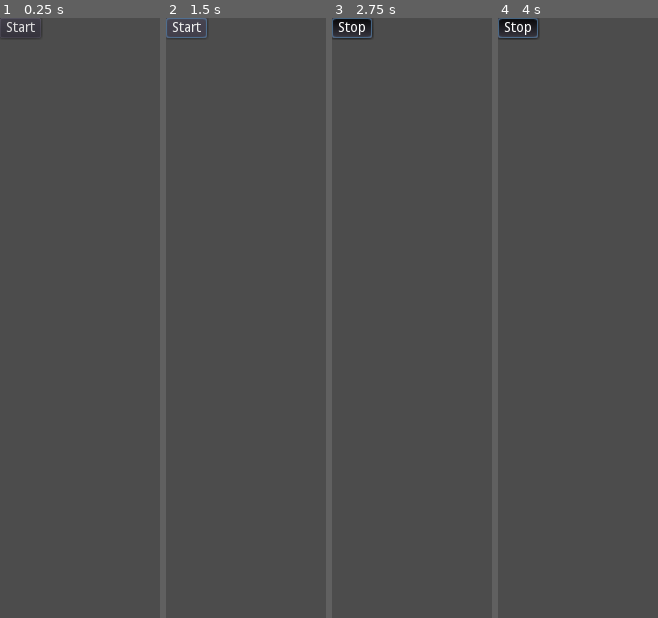
Above: before the commit, frames 1-4 (left to right).
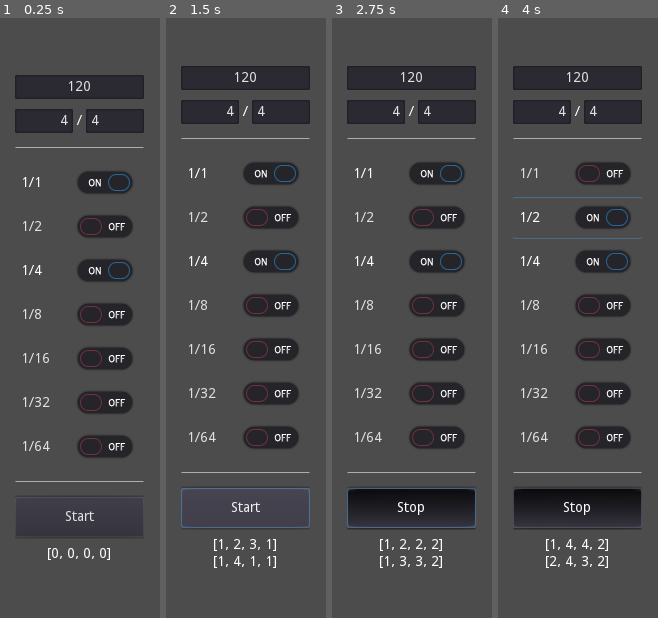
Above: after the commit, the same moments.

Repository: rezgi/Platform-Music
Game: Godot game, scene res://Main.tscn
The game is run twice, just before and just after one commit, with the same random seed, the same clock (stepped at 60 frames per second) and the same inputs. The project has no main scene, so this scene is started directly.
Inputs (mouse positions are in pixels of both pictures, inside the frame that each line leads up to):
- Up to frame 1 (0.25 s): no input
- Up to frame 2 (1.5 s): click "Start" at 0.5 s; click "Stop" at 1.25 s
- Up to frame 3 (2.75 s): click "Start" at 2 s
- Up to frame 4 (4 s): click (578, 174) at 2.75 s, where only the run after the commit has a clickable "1/1"; click (578, 216) at 3.5 s, where only the run after the commit has a clickable "1/2"

The runs differ from the first frame. In frame 1, 16% of the frame differs, in the area x 2-90%, y 0-91%; in frame 2, 16%; in frame 3, 22%, in the area x 0-90%, y 0-92%; in frame 4, 22%.

Commit message:
Code refactoring
- less lines
- better metronome dictionary structure
- simplified data flow between signature to time functions
- began pseudo-code for count_tempo() refactoring
- removed todo in code to use only todo.md
- renamed scene & script to 'Metronome'
- removed older tempo scene & script

Diff:
--- a/Main.tscn
+++ b/Main.tscn
@@ -1,7 +1,7 @@
 [gd_scene load_steps=2 format=2]
 
-[ext_resource path="res://tempo/tempo.tscn" type="PackedScene" id=1]
+[ext_resource path="res://tempo/Metronome.tscn" type="PackedScene" id=1]
 
 [node name="Main" type="Node"]
 
-[node name="tempo" parent="." instance=ExtResource( 1 )]
+[node name="Metronome" parent="." instance=ExtResource( 1 )]
--- a/project.godot
+++ b/project.godot
@@ -10,12 +10,12 @@
 
 _global_script_classes=[ {
 "base": "Node",
-"class": "Tempo",
+"class": "Metronome",
 "language": "GDScript",
-"path": "res://tempo/tempo.gd"
+"path": "res://tempo/Metronome.gd"
 } ]
 _global_script_class_icons={
-"Tempo": "res://tempo/tempo.png"
+"Metronome": "res://tempo/tempo.png"
 }
 
 [application]
--- a/song/SongLayers.tscn
+++ /dev/null
@@ -1,43 +0,0 @@
-[gd_scene load_steps=10 format=2]
-
-[ext_resource path="res://song/main_riff/Tower_track_piano_bass_01.ogg" type="AudioStream" id=1]
-[ext_resource path="res://song/main_riff/Tower_track_drum_taiko_01.ogg" type="AudioStream" id=2]
-[ext_resource path="res://song/main_riff/Tower_track_glock_melody_01.ogg" type="AudioStream" id=3]
-[ext_resource path="res://song/main_riff/Tower_track_glock_melody_02.ogg" type="AudioStream" id=4]
-[ext_resource path="res://song/main_riff/Tower_track_piano_riff_02.ogg" type="AudioStream" id=5]
-[ext_resource path="res://song/main_riff/Tower_track_drum_taiko_02.ogg" type="AudioStream" id=6]
-[ext_resource path="res://song/main_riff/Tower_track_piano_melody_02.ogg" type="AudioStream" id=7]
-[ext_resource path="res://song/main_riff/Tower_track_piano_melody_01.ogg" type="AudioStream" id=8]
-[ext_resource path="res://song/main_riff/Tower_track_piano_riff_01.ogg" type="AudioStream" id=9]
-
-[node name="SongLayers" type="Node"]
-
-[node name="piano_riff_01" type="AudioStreamPlayer" parent="."]
-stream = ExtResource( 9 )
-
-[node name="drum_taiko_01" type="AudioStreamPlayer" parent="."]
-stream = ExtResource( 2 )
-
-[node name="glock_melody_01" type="AudioStreamPlayer" parent="."]
-stream = ExtResource( 3 )
-
-[node name="piano_bass_01" type="AudioStreamPlayer" parent="."]
-stream = ExtResource( 1 )
-
-[node name="piano_melody_01" type="AudioStreamPlayer" parent="."]
-stream = ExtResource( 8 )
-
-[node name="piano_riff_02" type="AudioStreamPlayer" parent="."]
-stream = ExtResource( 5 )
-
-[node name="drum_taiko_02" type="AudioStreamPlayer" parent="."]
-stream = ExtResource( 6 )
-
-[node name="glock_melody_02" type="AudioStreamPlayer" parent="."]
-stream = ExtResource( 4 )
-
-[node name="piano_bass_02" type="AudioStreamPlayer" parent="."]
-stream = ExtResource( 1 )
-
-[node name="piano_melody_02" type="AudioStreamPlayer" parent="."]
-stream = ExtResource( 7 )
--- a/tempo/TimeData.gd
+++ b/tempo/Metronome.gd
@@ -1,4 +1,5 @@
 extends Node
+class_name Metronome, "res://tempo/tempo.png"
 
 """
 Tempo and Time algorithm, root of the rythmic design.
@@ -11,31 +12,6 @@
 - Methods : get & set tempo, tempo to time, time to tempo
 """
 
-# Tempo algorithm
-	# Make metronome adapt to FPS & BPM : if 1/128 < delta, test 1/64, if still smaller, use 1/16 counting
-	# have 2 tempo displays : [1, 1/4, 1/16, 1/64] & [1/2, 1/8, 1/32, 1/128]
-	# Make better counting code since lots of repetitions and conditions with regular parameters
-	# how to implement dotted time ? can add secondary tempo to primary : prim[1] + sec[1] : 1/4 + 1/8
-# Create a tempo <> time converter
-	# tempo to time needs to take into account signature, works only for 4/4 now
-# Cosmetic changes
-	# one field for time signature ?
-	# make field text all selected when click on it
-	# rename scene to 'Metronome' and give class_name & icon
-	# delete old tempo.tscn & its script
-# Code design
-	# Metronome dict is accessed globaly, pass it to funcs using it maybe
-	# modulate script : signals / UI inputs / tempo. leave only main logic and exposed methods in here
-	# gather all buttons & text input signals and combine them into one signal, procedural
-	# a functional way to treat signals : central data that changes when a signal comes, loop to read from it
-# Use outside the scene
-	# make UI togglable for integration into other scenes, or integrate into Inspector ? Both ?
-	# display running time sync with tempo updates (1/64)
-	# signal on each tick, send measure dict
-	# design the API to use its methods
-	# check if functional paradigm applied
-
-
 onready var bpm_text_input := $CenterContainer/VBoxContainer/BPMInput
 onready var bar_signature := $CenterContainer/VBoxContainer/HBoxContainer/BarSignature
 onready var beat_signature := $CenterContainer/VBoxContainer/HBoxContainer/BeatSignature
@@ -43,7 +19,35 @@
 onready var label := $CenterContainer/VBoxContainer/TempoDisplay
 onready var clic := $AudioStreamPlayer
 
-var Metronome := {}
+var Metronome := {
+	tempo = {
+		full = 1,
+		half = 1,
+		quart = 1,
+		eight = 1,
+		sixteenth = 1,
+		thirtysecond = 1,
+		sixtyfourth = 1,
+		hundredtwentyeight = 1
+	},
+	time = {
+		full = 0.0,
+		half = 0.0,
+		quart = 0.0,
+		eight = 0.0,
+		sixteenth = 0.0,
+		thirtysecond = 0.0,
+		sixtyfourth = 0.0,
+		hundredtwentyeight = 0.0,
+		beat_duration = 0.0,
+
+		beats_per_measure = 0,
+		bar_length = 0,
+		bpm = 0,
+		delay = 0.0
+	}
+}
+
 var delta_accumulator := 0.0
 var thirty_two_counter := 1
 var possible_beats := [4, 2, 8, 16, 32, 64]
@@ -57,14 +61,10 @@
 var thirtysecond_sound_on := false
 var sixtyfourth_sound_on := false
 
-##
 ## RUN
-##
 
 func _ready() -> void:
 	set_physics_process(false)
-	Metronome.time = reset_measure_time()
-	Metronome.tempo = reset_measure_tempo()
 	measure_sound_on = $CenterContainer/VBoxContainer/VBoxContainer/check_measure.pressed
 	quart_sound_on = $CenterContainer/VBoxContainer/VBoxContainer/check_quart.pressed
 
@@ -73,9 +73,7 @@
 		count_tempo()
 		label.text = "%s\n%s" % [str(tempo_to_array("primary")), str(tempo_to_array("secondary"))]
 
-##
-## INPUT LOGIC
-##
+## INPUT
 
 func check_inputs(time_input: Dictionary) -> bool:
 	var beat_is_ok = false
@@ -87,45 +85,39 @@
 		return true
 	else: return false
 
-func getset_tempo_data(time_input) -> void:
-	# return Metronome dict
+func getset_tempo_data(time_input) -> Dictionary:
+	Metronome.tempo.beats_per_measure = time_input.bar_input
+	Metronome.tempo.bar_length = time_input.beat_input
+	Metronome.tempo.bpm = time_input.bpm_input
 	Metronome.time = durations_to_tempo_subdivisions(bpm_and_time_signature_to_durations(time_input))
-
-##
-## METRONOME ALGORITHM
-##
-
-func bpm_and_time_signature_to_durations(time_input: Dictionary) -> Dictionary:
-	var time_signature := {}
-	time_signature.beat_duration = (60.0 / float(time_input.bpm_input)) * (4.0 / float(time_input.beat_input))
-	time_signature.measure_duration = time_signature.beat_duration * time_input.bar_input
-	time_signature.beats_per_measure = time_input.bar_input
-	time_signature.bar_length = time_input.beat_input
-	time_signature.bpm = time_input.bpm_input
-	return time_signature
-
-func durations_to_tempo_subdivisions(time_signature: Dictionary) -> Dictionary:
-	# half needs more precise work (3/4 problem)
+	return Metronome
+
+## ALGORITHM
+
+func bpm_and_time_signature_to_durations(time_input: Dictionary) -> float:
+	return (60.0 / float(time_input.bpm_input)) * (4.0 / float(time_input.beat_input))
+
+func durations_to_tempo_subdivisions(beat_duration: float) -> Dictionary:
 	var d = {}
-	d.full = time_signature.measure_duration
-	d.half = time_signature.beat_duration * 2
-	d.quart = time_signature.beat_duration
+	d.full = beat_duration * Metronome.tempo.beats_per_measure
+	d.half = beat_duration * 2
+	d.quart = beat_duration
 	d.eight = d.quart / 2.0
 	d.sixteenth = d.eight / 2.0
 	d.thirtysecond = d.sixteenth / 2.0
 	d.sixtyfourth = d.thirtysecond / 2.0
 	d.hundredtwentyeight = d.sixtyfourth / 2.0
-
-	d.beat_duration = time_signature.beat_duration
-	d.beats_per_measure = time_signature.beats_per_measure
-	d.bar_length = time_signature.bar_length
-	d.bpm = time_signature.bpm
-	d.delay = 0
-
+	d.beat_duration = beat_duration
 	return d
 
 func count_tempo() -> void:
-	# make better code to avoid repeating conditions and better flexibility
+	# adapt to FPS & BPM : if 1/128 < delta, test 1/64, if still smaller, use 1/16 counting
+	# get m.time smallest subdivision after checking FPS
+	# get m.time.delay
+	# then use only m.tempo in function
+	# add for each subdivision its threshold and play arguments
+	# add smallest name in m.tempo
+	# how to do with thirty_two_counter ?
 
 	delta_accumulator += get_physics_process_delta_time()
 	var m = Metronome
@@ -137,6 +129,19 @@
 
 		m.tempo.hundredtwentyeight += 1
 		thirty_two_counter += 1
+
+		# for i in subdivision:
+			# count(subdivision):
+			# if subdivision[i].counter > subdivision[i].threshold:
+			#	subdivision[i + 2].counter += 1
+			#	subdivision[i].counter = 1
+			#	play_metronome(subdivision[i].play)
+
+		# if delta < m.time.hundredtwentyeight:
+		#	smallest = m.time.hundredtwentyeight
+		# elif delta < m.time.sixtyfourth:
+		#	smallest = m.time.sixtyfourth
+		# else: smallest = m.time.sixteenth
 
 		if m.tempo.hundredtwentyeight > 2:
 			m.tempo.sixtyfourth += 1
@@ -162,15 +167,13 @@
 			m.tempo.half += 1
 			m.tempo.eight = 1
 			play_metronome(half_sound_on, 2, -2)
-		if m.tempo.quart > m.time.beats_per_measure:
+		if m.tempo.quart > m.tempo.beats_per_measure:
 			m.tempo.full += 1
 			m.tempo.quart = 1
 			m.tempo.half = 1
 			play_metronome(measure_sound_on, 1, 0)
 
-##
-# METRONOME TOOLS
-##
+# TOOLS
 
 func start_metronome() -> void:
 	metronome_is_on = true
@@ -181,44 +184,17 @@
 func stop_metronome() -> void:
 	metronome_is_on = false
 	set_physics_process(false)
-	Metronome.time = reset_measure_time()
-	Metronome.tempo = reset_measure_tempo()
-
-func reset_measure_tempo() -> Dictionary:
-	# primary tempo, maybe add another secondary (1/2, 1/8, 1/32, 1/128) tempo with other func
-	# base_4 : [1, 1/4, 1/16, 1/64]
-	# base_2 : [1/2, 1/8, 1/32, 1/128]
-	var d = {}
-	d.full = 1
-	d.half = 1
-	d.quart = 1
-	d.eight = 1
-	d.sixteenth = 1
-	d.thirtysecond = 1
-	d.sixtyfourth = 1
-	d.hundredtwentyeight = 1
-	return d
-
-func reset_measure_time() -> Dictionary:
-	var d = {}
-
-	d.full = 0
-	d.half = 0
-	d.quart = 0
-	d.eight = 0
-	d.sixteenth = 0
-	d.thirtysecond = 0
-	d.sixtyfourth = 0
-	d.hundredtwentyeight = 0
-
-	d.beat_signature = 0
-	d.bar_signature = 0
-	d.bpm = 0
-
-	return d
+	reset_metronome()
+
+func reset_metronome() -> void:
+	for key in Metronome.tempo:
+		Metronome.tempo[key] = 1
+	for key in Metronome.time:
+		Metronome.time[key] = 0.0
 
 func play_metronome(is_on: bool, pitch: float, volume: float) -> void:
 	# take an named enum or dict for clearer arguments
+	# move this function to the UI section and module
 	if is_on:
 		clic.pitch_scale = pitch
 		clic.volume_db = volume
@@ -252,9 +228,7 @@
 	var thirt = (tempo_array[3] - 1) * Metronome.time.sixtyfourth
 	return bar + quart + sixt + thirt
 
-##
-# UI LOGIC
-##
+# UI
 
 func _on_Button_toggled(button_pressed: bool) -> void:
 	if button_pressed:
@@ -266,6 +240,7 @@
 		}
 
 		if check_inputs(time_input):
+# warning-ignore:return_value_discarded
 			getset_tempo_data(time_input)
 			start_metronome()
 			btn.text = "Stop"
--- a/tempo/TimeData.tscn
+++ b/tempo/Metronome.tscn
@@ -1,9 +1,9 @@
 [gd_scene load_steps=3 format=2]
 
-[ext_resource path="res://tempo/TimeData.gd" type="Script" id=1]
+[ext_resource path="res://tempo/Metronome.gd" type="Script" id=1]
 [ext_resource path="res://tempo/metronome_01.ogg" type="AudioStream" id=2]
 
-[node name="TimeData" type="Node"]
+[node name="Metronome" type="Node"]
 script = ExtResource( 1 )
 
 [node name="CenterContainer" type="CenterContainer" parent="."]
--- a/tempo/tempo.gd
+++ /dev/null
@@ -1,140 +0,0 @@
-extends Node
-class_name Tempo, "res://tempo/tempo.png"
-
-"""
-Tempo algorithm. Sends a tempo data dictionary on each beat (1/8 at the moment).
-
-- measure sound and quart sound play at the same time each measure, but not beats ?
-- refactor counting system : down to 1/16 or 1/32
-- rename bar names : quart is bar, syncope is dot, add sixteenth and thirtysecond maybe
-- add absolute time in tempo dict
-- change from binary to ternary needs tempo restart
-- add bgm test ?
-- tempo isn't a custom node (maybe not needed), needs to be instanced to work
-- think about how multiple scenes inherit the same synced tempo data
-- think of a data structure to define moments in song, ex: s2_m4_b2_d (section 2, measure 4, bar 2, dot)
-"""
-
-signal on_tempo
-
-export var bpm := 120
-export var all_beats_sound := true
-export var measure_sound := false
-export var quart_sound := false
-export var syncope_sound := false
-export (int, "Binary", "Ternary") var signature_type
-
-onready var clic_01 := $Clic_01
-onready var clic_02 := $Clic_02
-onready var timer := $Timer
-onready var play_btn := $PlayButton
-
-var counter := 1.0
-var signature := 0.0
-var tempo := {
-	"bpm": null,
-	"is_full": false,
-	"is_quart": false,
-	"is_syncope": false,
-	"is_eight": false,
-	"measure_count": 1,
-	"quart_count": 1,
-	"syncope_count": 1.5,
-	"beat_count": 1
-}
-
-func _on_PlayButton_toggled(button_pressed):
-	if button_pressed:
-		start_timer()
-		play_btn.text = "Stop"
-	else:
-		stop_timer()
-		play_btn.text = "Start"
-
-func _on_Timer_timeout() -> void:
-	play_beat()
-
-	if counter == signature:
-		play_measure()
-		reset_measure()
-	else:
-		counter += .5
-		tempo.is_full = false
-		tempo.beat_count += 1
-
-	if step_decimals(counter) > 0:  # Detects if counter is float (syncope) or integer (quart)
-		tempo.is_quart = false
-		tempo.is_syncope = true
-		tempo.syncope_count = counter
-		play_syncope()
-	else:
-		tempo.is_quart = true
-		tempo.is_syncope = false
-		tempo.quart_count = counter
-		play_quart()
-
-	emit_signal("on_tempo", tempo)
-	print(tempo)
-	timer.start()
-
-func start_timer() -> void:
-	timer.wait_time = 60.0 / (bpm * 2)
-	timer.start()
-
-	play_beat()
-	play_measure()
-	play_quart()
-
-	signature = 4.5 if signature_type == 0 else 3.5
-	tempo.bpm = bpm
-	tempo.is_quart = true
-	tempo.is_eight= true
-	emit_signal("on_tempo", tempo)
-	print(tempo)
-
-func stop_timer() -> void:
-	timer.stop()
-#	if debug_bgm: bgm.stop()
-	reset_tempo_dict()
-	counter = 1.0
-
-func reset_measure() -> void:
-	counter = 1
-	tempo.beat_count = 1
-	tempo.measure_count += 1
-	tempo.is_full = true
-
-func reset_tempo_dict() -> void:
-	tempo.bpm = null
-	tempo.is_full = false
-	tempo.is_quart = false
-	tempo.is_syncope = false
-	tempo.is_eight= false
-	tempo.measure_count = 1
-	tempo.quart_count = 1
-	tempo.syncope_count = 1.5
-	tempo.beat_count = 1
-
-func play_beat() -> void:
-	if all_beats_sound:
-		clic_01.pitch_scale = 1
-		clic_01.volume_db = -20
-		clic_01.play()
-
-func play_measure() -> void:
-	if measure_sound:
-		clic_01.pitch_scale = 1.2
-		clic_01.volume_db = -5
-		clic_01.play()
-
-func play_quart() -> void:
-	if quart_sound:
-		clic_02.pitch_scale = .8
-		clic_02.volume_db = -10
-		clic_02.play()
-
-func play_syncope() -> void:
-	if syncope_sound:
-		clic_01.pitch_scale = .6
-		clic_01.volume_db = -20
-		clic_01.play()
--- a/tempo/tempo.tscn
+++ /dev/null
@@ -1,31 +0,0 @@
-[gd_scene load_steps=4 format=2]
-
-[ext_resource path="res://tempo/tempo.gd" type="Script" id=1]
-[ext_resource path="res://tempo/metronome_01.ogg" type="AudioStream" id=2]
-[ext_resource path="res://tempo/metronome_02.ogg" type="AudioStream" id=3]
-
-[node name="tempo" type="Node"]
-script = ExtResource( 1 )
-all_beats_sound = false
-measure_sound = true
-quart_sound = true
-
-[node name="Timer" type="Timer" parent="."]
-one_shot = true
-
-[node name="Clic_01" type="AudioStreamPlayer" parent="."]
-stream = ExtResource( 2 )
-
-[node name="Clic_02" type="AudioStreamPlayer" parent="."]
-stream = ExtResource( 3 )
-
-[node name="PlayButton" type="Button" parent="."]
-margin_right = 12.0
-margin_bottom = 20.0
-toggle_mode = true
-text = "Start"
-__meta__ = {
-"_edit_use_anchors_": false
-}
-[connection signal="timeout" from="Timer" to="." method="_on_Timer_timeout"]
-[connection signal="toggled" from="PlayButton" to="." method="_on_PlayButton_toggled"]
Not shown, changed: TODO.md
